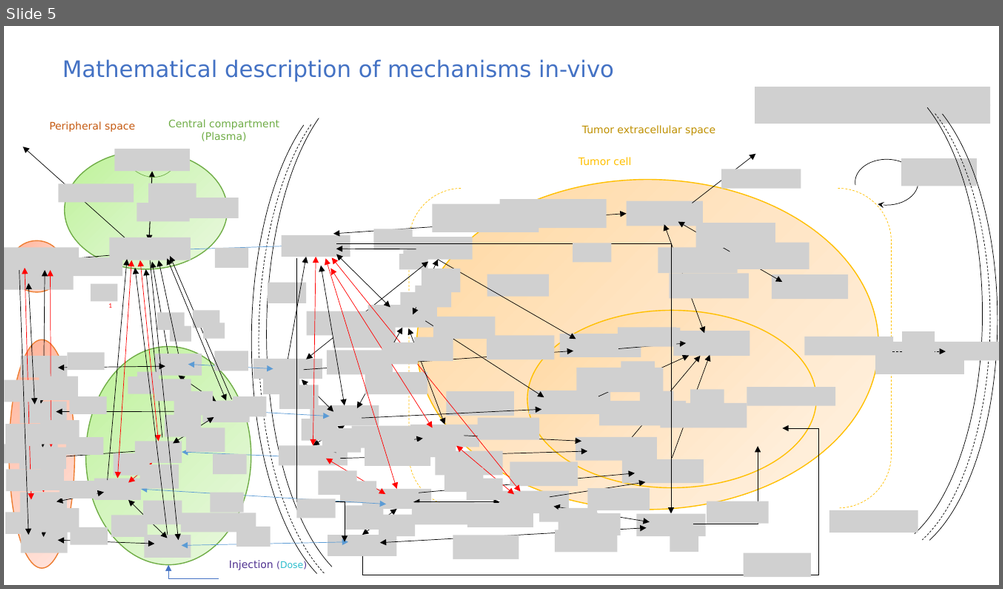
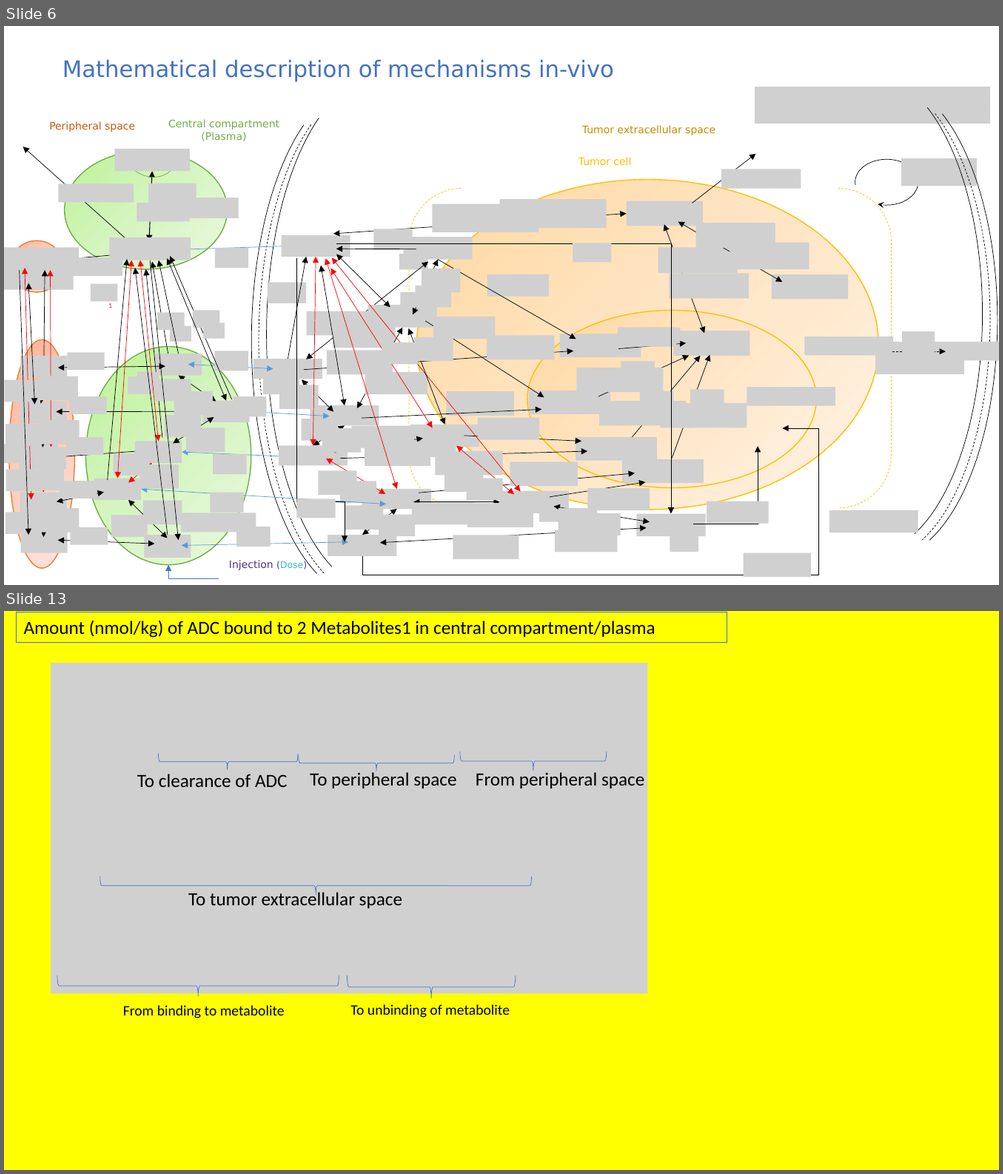
Before and after one commit to judith-stein/hc-protac-shuttle-rshiny-in-vivo, a slide deck: www/logistic_pk_pd_equations_explained.pptx. Shown one above the other, each under a label of ours: slide 5 before the commit, slides 6 and 13 after it; the slides between them are not shown. The pictures are 1003x589 and 1003x1174 pixels, drawn with LibreOffice and Linux fonts; fonts in the diff are those of the drawing; grey boxes stand for pictures. Boxes give left, top, right and bottom in pixels: in the first picture for what was removed or moved away, otherwise in the second. Text is boxed around its words. In the diff, an @@ line names an element or a change of style, - is before the commit and + after.

```diff
--- a/www/logistic_pk_pd_equations_explained.pptx
+++ b/www/logistic_pk_pd_equations_explained.pptx
@@ slide 13 added at box(4, 611, 999, 1170), background #FFFF00 @@
@@ rectangle added at box(17, 612, 727, 641), outline #4472C4 0.75 pt, 18 pt, text #000000 @@
+Amount (nmol/kg) of ADC bound to 2 Metabolites1 in central compartment/plasma
@@ picture added at box(51, 663, 648, 994) @@
@@ right brace added at box(158, 754, 298, 770), outline #4472C4 0.5 pt @@
@@ right brace added at box(299, 755, 454, 772), outline #4472C4 0.5 pt @@
@@ right brace added at box(460, 752, 606, 771), outline #4472C4 0.5 pt @@
@@ text added at box(137, 774, 287, 787), 18 pt, text #000000 @@
+To clearance of ADC
@@ text added at box(310, 772, 456, 789), 18 pt, text #000000 @@
+To peripheral space
@@ text added at box(475, 772, 644, 789), 18 pt, text #000000 @@
+From peripheral space
@@ right brace added at box(100, 876, 531, 895), outline #4472C4 0.5 pt @@
@@ text added at box(188, 890, 402, 908), 18 pt, text #000000 @@
+To tumor extracellular space
@@ right brace added at box(57, 976, 338, 997), outline #4472C4 0.5 pt @@
@@ right brace added at box(347, 977, 515, 999), outline #4472C4 0.5 pt @@
@@ text added at box(123, 1005, 284, 1019), 14 pt, text #000000 @@
+From binding to metabolite
@@ text added at box(350, 1005, 509, 1018), 14 pt, text #000000 @@
+To unbinding of metabolite
@@ what was slide 5 is now slide 6 @@
```
Also in this commit, not shown: 21 slides changed, 34 other slides added, 7 other files.
